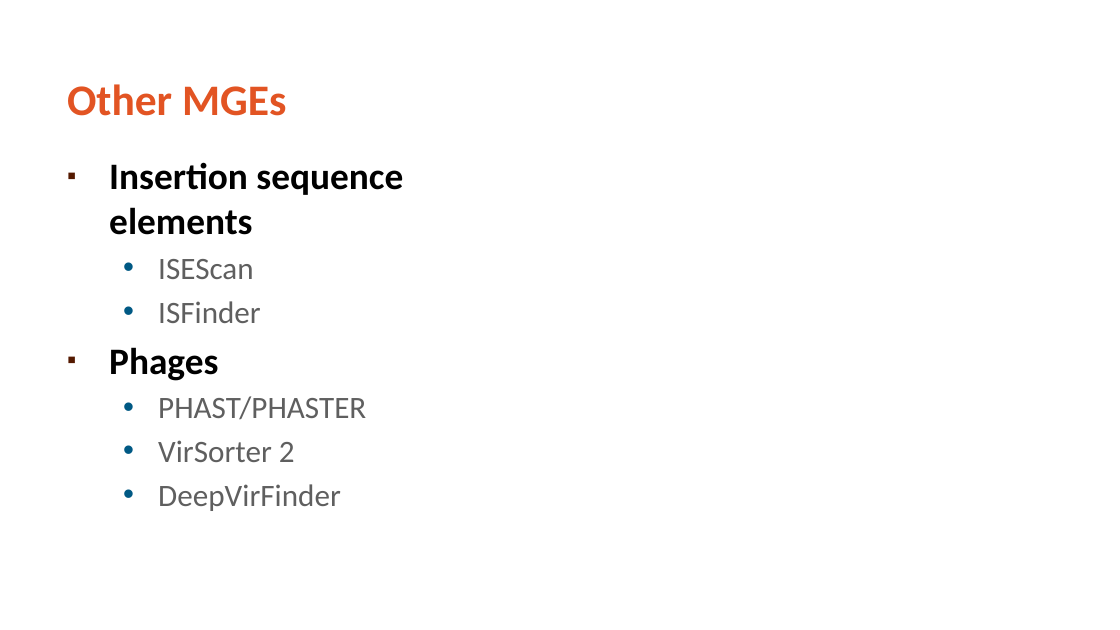
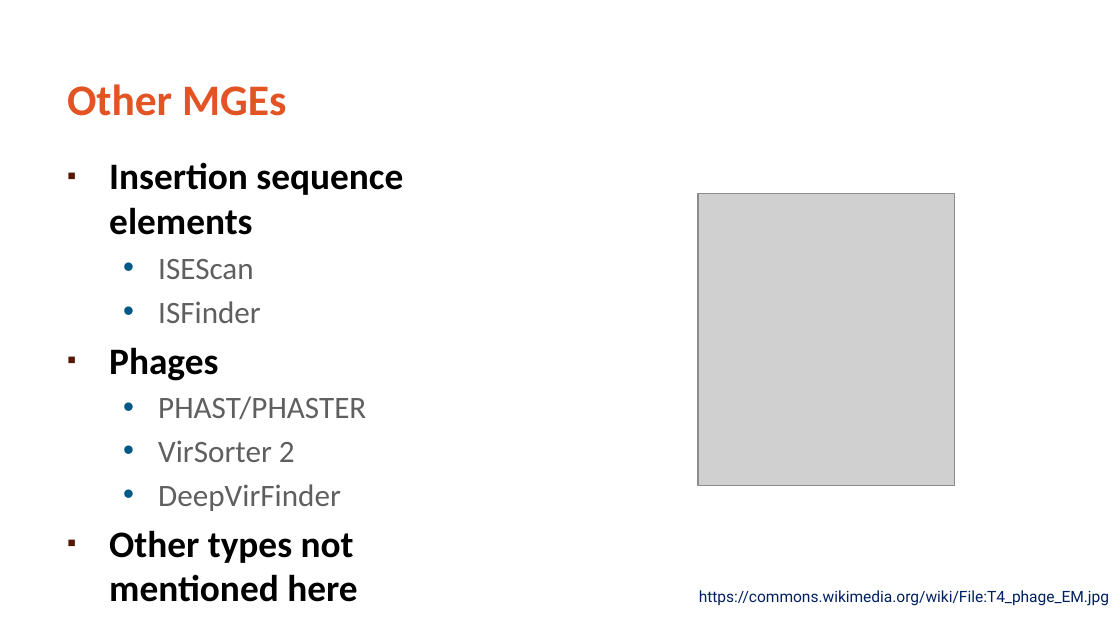
Before and after one commit to MicroBinfie/ESCMID-MGE-2022, a slide deck: slide 10 of slides/LeeKatz MGE tools.pptx. Drawn at 1120x630 pixels with LibreOffice and Linux fonts; fonts in the diff are those of the drawing; grey boxes stand for pictures; background and template pictures are left out. Boxes give left, top, right and bottom in pixels: in the first picture for what was removed or moved away, otherwise in the second. Text is boxed around its words. In the diff, an @@ line names an element or a change of style, - is before the commit and + after.

```diff
--- a/slides/LeeKatz MGE tools.pptx
+++ b/slides/LeeKatz MGE tools.pptx
@@ picture added at (x1=698, y1=193, x2=954, y2=485) @@
@@ text at (x1=109, y1=530, x2=357, y2=602): paragraph added @@
+▪ Other types not mentioned here
@@ text added at (x1=699, y1=590, x2=1109, y2=606), 10 pt, text #002060 @@
+https://commons.wikimedia.org/wiki/File:T4_phage_EM.jpg
```
Also in this commit, not shown: 12 other slides changed, 1 slide added.
